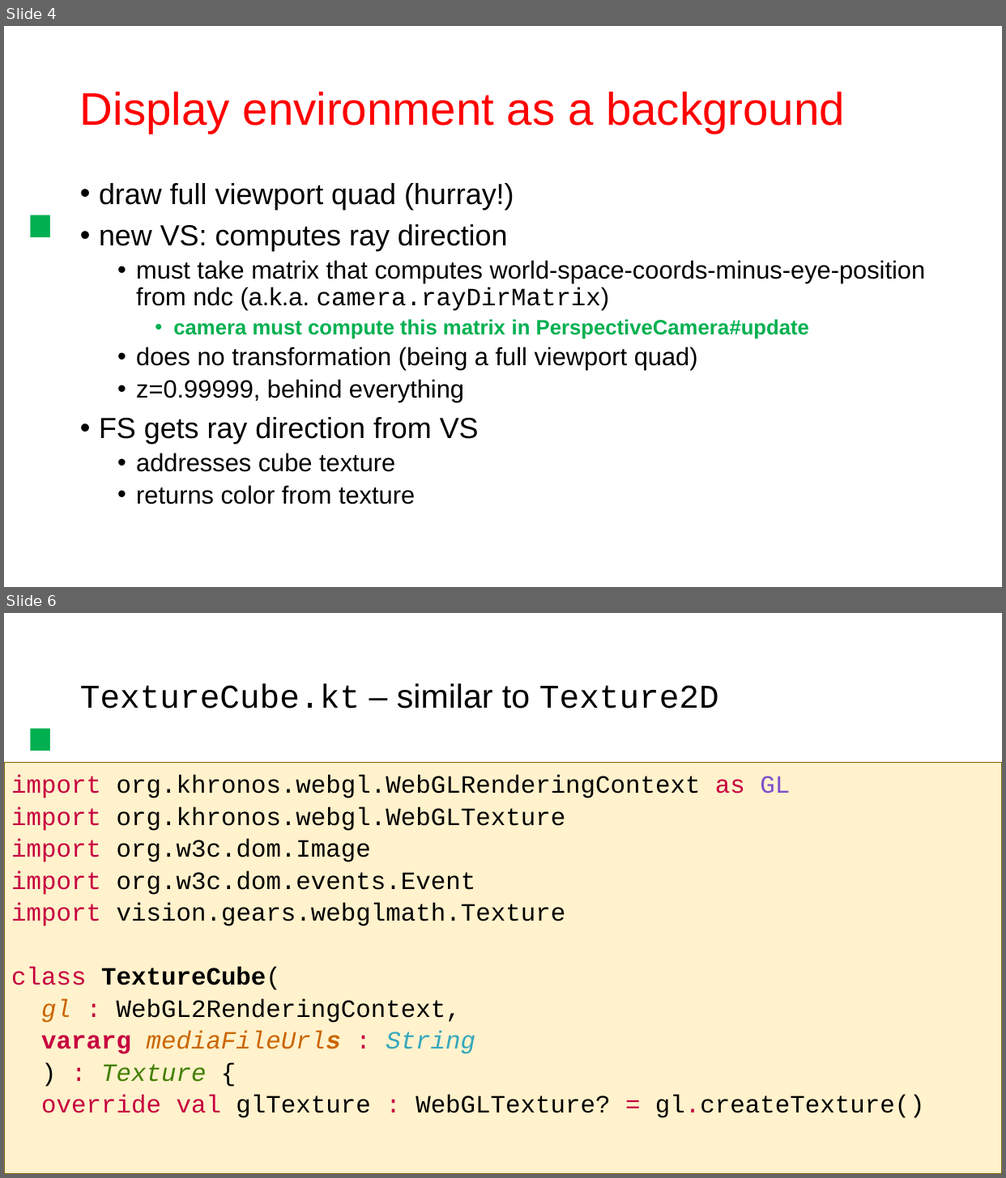
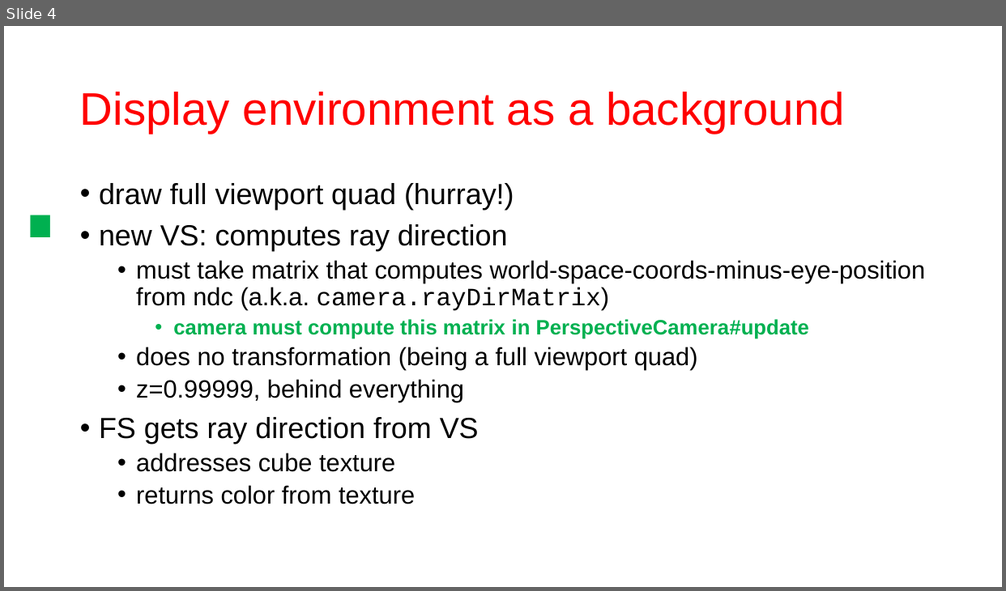
Before and after one commit to szecsi/kogfactory, a slide deck: projects/kog.040.030-background/aitcg330 - Environment Background.pptx. Shown one above the other, each under a label of ours: slides 4 and 6 before the commit, slide 4 after it; the slides between them are not shown. The pictures are 1006x1178 and 1006x591 pixels, drawn with LibreOffice and Linux fonts; fonts in the diff are those of the drawing. Boxes give left, top, right and bottom in pixels: in the first picture for what was removed or moved away, otherwise in the second. Text is boxed around its words. In the diff, an @@ line names an element or a change of style, - is before the commit and + after.

```diff
--- a/projects/kog.040.030-background/aitcg330 - Environment Background.pptx
+++ b/projects/kog.040.030-background/aitcg330 - Environment Background.pptx
@@ slide 6 removed at (x1=4, y1=613, x2=1002, y2=1174), background #FFFFFF @@
@@ text removed at (x1=4, y1=613, x2=47, y2=799) @@
-.
@@ title removed at (x1=80, y1=683, x2=719, y2=709) @@
-TextureCube.kt – similar to Texture2D
@@ text removed at (x1=4, y1=763, x2=1002, y2=1174) @@
-import org.khronos.webgl.WebGLRenderingContext as GL
-import org.khronos.webgl.WebGLTexture
-import org.w3c.dom.Image
-import org.w3c.dom.events.Event
-import vision.gears.webglmath.Texture
-class TextureCube(
-gl : WebGL2RenderingContext,
-vararg mediaFileUrls : String
-) : Texture {
-override val glTexture : WebGLTexture? = gl.createTexture()
```
Also in this commit, not shown: 3 slides changed, 1 slide added, 5 other files.
